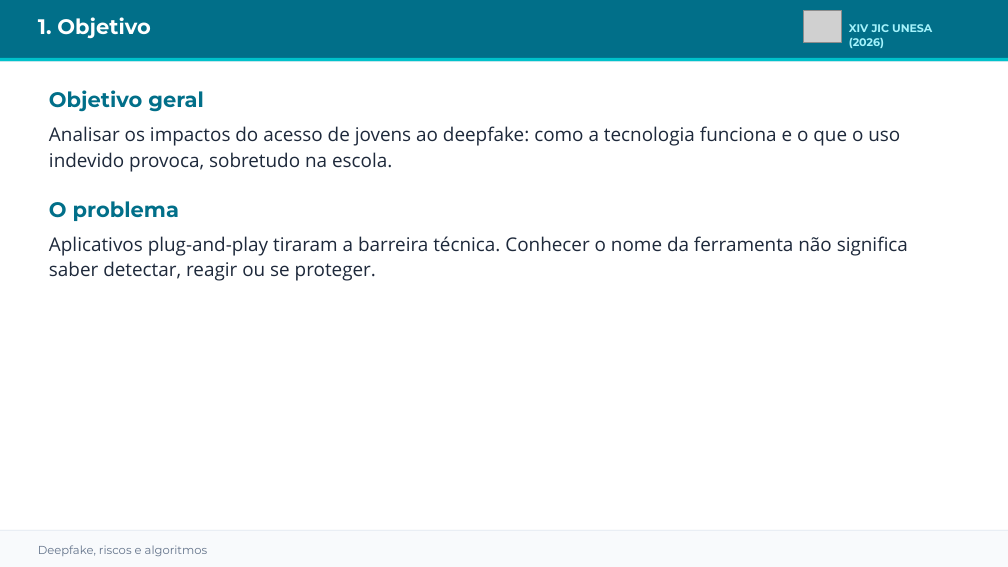
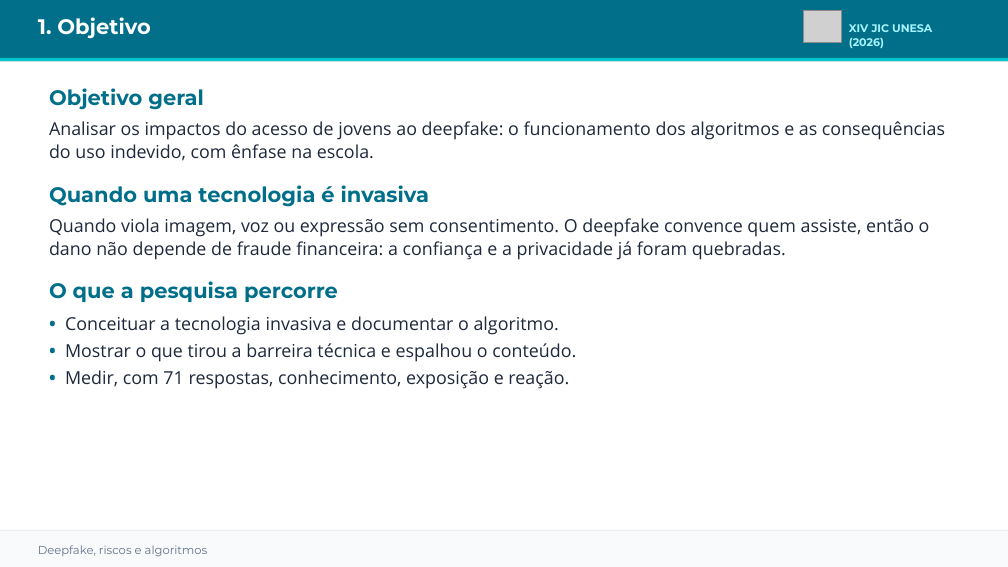
Before and after one commit to matiasmov/matiasmov, a slide deck: slide 2 of apresentacao/JIC_2026_Lucas_Matias_Deepfake.pptx. Drawn at 1008x567 pixels with LibreOffice and Linux fonts; fonts in the diff are those of the drawing; grey boxes stand for pictures. Boxes give left, top, right and bottom in pixels: in the first picture for what was removed or moved away, otherwise in the second. Text is boxed around its words. In the diff, an @@ line names an element or a change of style, - is before the commit and + after.

```diff
--- a/apresentacao/JIC_2026_Lucas_Matias_Deepfake.pptx
+++ b/apresentacao/JIC_2026_Lucas_Matias_Deepfake.pptx
@@ text at bbox=[49, 88, 204, 110]: line spacing 26pt to 24pt; less space between paragraphs @@
@@ text at bbox=[49, 121, 945, 389]: text changed; size 18 to 17 pt @@
-Analisar os impactos do acesso de jovens ao deepfake: como a tecnologia funciona e o que o uso indevido provoca, sobretudo na escola.
-O problema
-Aplicativos plug-and-play tiraram a barreira técnica. Conhecer o nome da ferramenta não significa saber detectar, reagir ou se proteger.
+Analisar os impactos do acesso de jovens ao deepfake: o funcionamento dos algoritmos e as consequências do uso indevido, com ênfase na escola.
+Quando uma tecnologia é invasiva
+Quando viola imagem, voz ou expressão sem consentimento. O deepfake convence quem assiste, então o dano não depende de fraude financeira: a confiança e a privacidade já foram quebradas.
+O que a pesquisa percorre
+• Conceituar a tecnologia invasiva e documentar o algoritmo.
+• Mostrar o que tirou a barreira técnica e espalhou o conteúdo.
+• Medir, com 71 respostas, conhecimento, exposição e reação.
```
Also in this commit, not shown: 4 other slides changed, 3 slides added.
